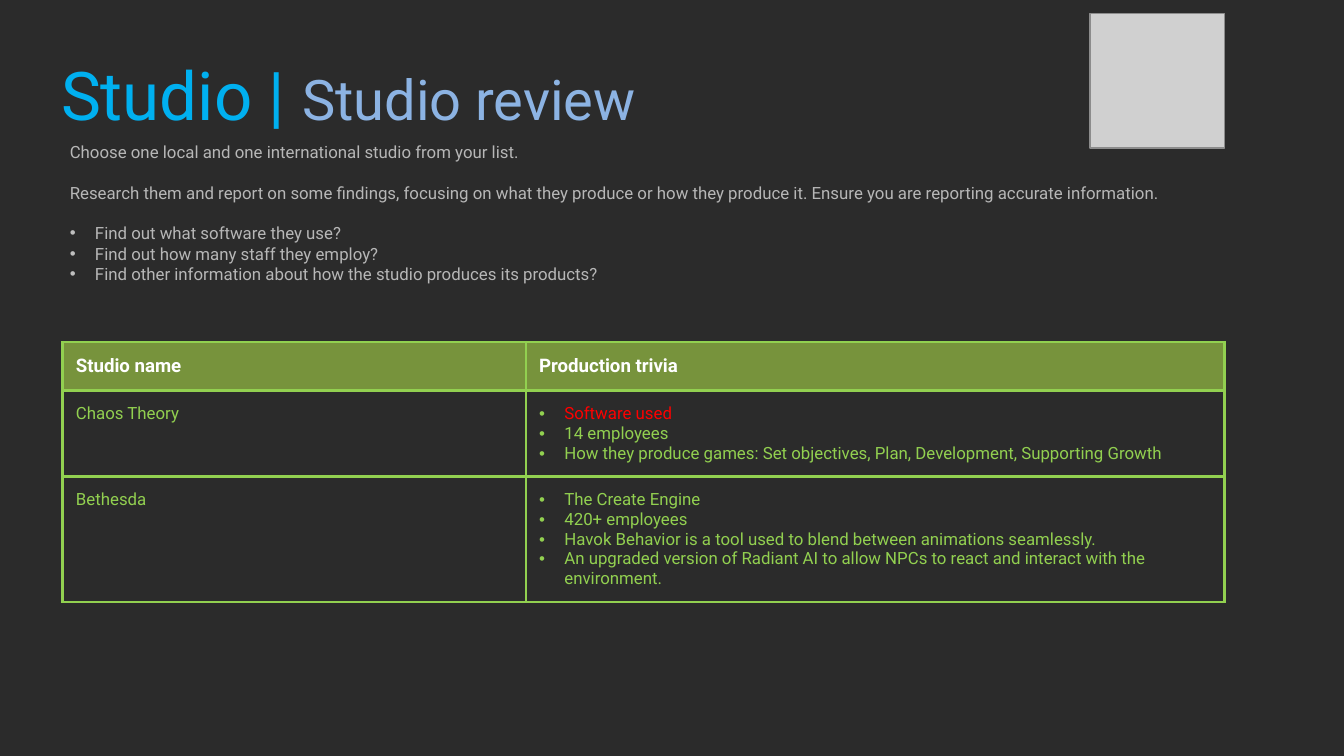
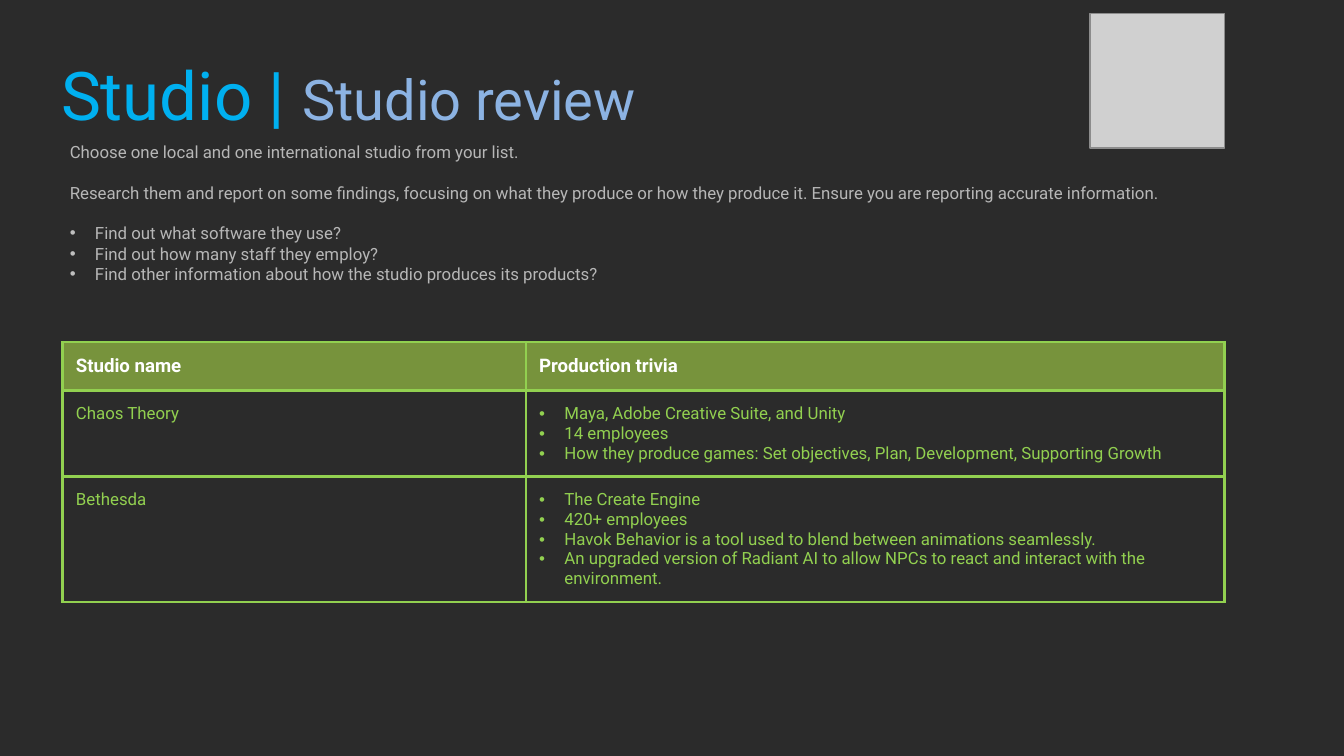
Before and after one commit to Dinoboy173/ProfStud, a slide deck: slide 21 of Class1/NOT DONE 2021_Professional_Studies_1_YourName.pptx. Drawn at 1344x756 pixels with LibreOffice and Linux fonts; fonts in the diff are those of the drawing; grey boxes stand for pictures; background and template pictures are left out; a plain dark background stands for a picture behind light text. Boxes give left, top, right and bottom in pixels: in the first picture for what was removed or moved away, otherwise in the second. Text is boxed around its words. In the diff, an @@ line names an element or a change of style, - is before the commit and + after.

```diff
--- a/Class1/NOT DONE 2021_Professional_Studies_1_YourName.pptx
+++ b/Class1/NOT DONE 2021_Professional_Studies_1_YourName.pptx
@@ table at [63, 343, 1226, 607] @@
-row 2, column 2: Software used / 14 employees / How they produce games: Set objectives, Plan, Development, Supporting Growth
+row 2, column 2: Maya, Adobe Creative Suite, and Unity / 14 employees / How they produce games: Set objectives, Plan, Development, Supporting Growth
```
Also in this commit, not shown: 6 other slides changed.
